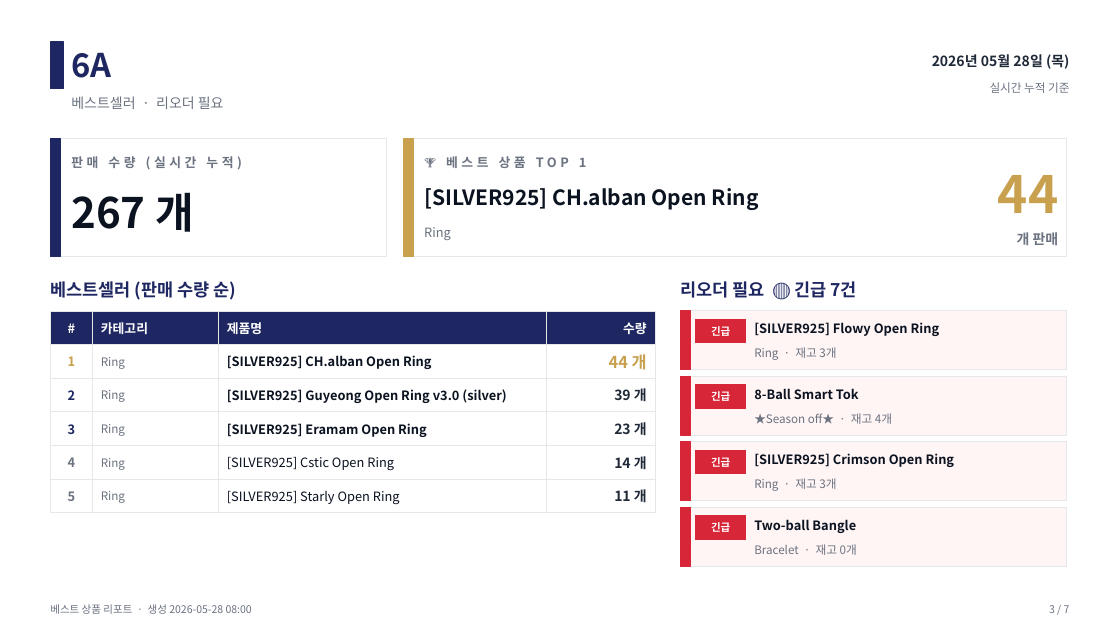
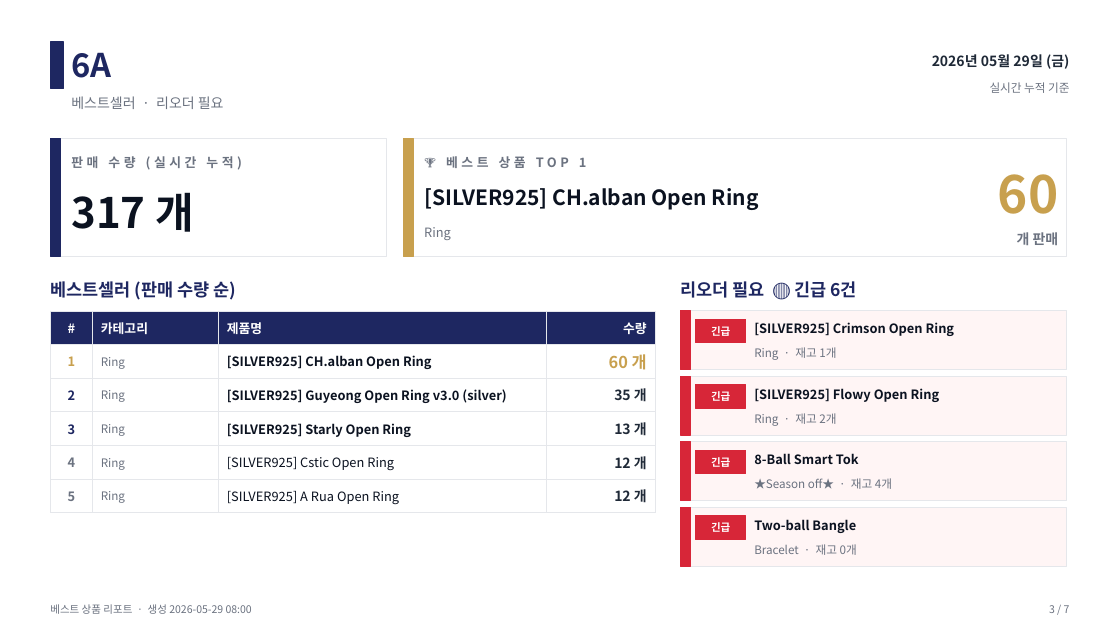
Before and after one commit to j65209/Brightbeed, a slide deck: slide 3 of data/sales-report.pptx. Drawn at 1120x630 pixels with LibreOffice and Linux fonts; fonts in the diff are those of the drawing. Boxes give left, top, right and bottom in pixels: in the first picture for what was removed or moved away, otherwise in the second. Text is boxed around its words. In the diff, an @@ line names an element or a change of style, - is before the commit and + after.

```diff
--- a/data/sales-report.pptx
+++ b/data/sales-report.pptx
@@ text at (932, 54, 1069, 69): text changed @@
-2026년 05월 28일 (목)
+2026년 05월 29일 (금)
@@ text at (998, 174, 1059, 214): text changed @@
-44
+60
@@ text at (71, 192, 194, 232): text changed @@
-267 개
+317 개
@@ text at (680, 281, 856, 298): text changed @@
-리오더 필요 🔴 긴급 7건
+리오더 필요 🔴 긴급 6건
@@ table at (50, 311, 655, 509) @@
-row 2, column 4: 44 개
+row 2, column 4: 60 개
-row 3, column 4: 39 개
+row 3, column 4: 35 개
-row 4, column 3: [SILVER925] Eramam Open Ring
+row 4, column 3: [SILVER925] Starly Open Ring
-row 4, column 4: 23 개
+row 4, column 4: 13 개
-row 5, column 4: 14 개
+row 5, column 4: 12 개
-row 6, column 3: [SILVER925] Starly Open Ring
+row 6, column 3: [SILVER925] A Rua Open Ring
-row 6, column 4: 11 개
+row 6, column 4: 12 개
@@ text at (754, 322, 955, 336): text changed @@
-[SILVER925] Flowy Open Ring
+[SILVER925] Crimson Open Ring
@@ text at (754, 347, 836, 360): text changed @@
-Ring · 재고 3개
+Ring · 재고 1개
@@ text at (754, 388, 940, 402): text changed @@
-[SILVER925] Crimson Open Ring
+[SILVER925] Flowy Open Ring
@@ text at (754, 413, 836, 426): text changed @@
-★Season off★ · 재고 4개
+Ring · 재고 2개
@@ text "8-Ball Smart Tok": place and size @@
-text "8-Ball Smart Tok" at (754, 388, 859, 399)
+text "8-Ball Smart Tok" at (754, 453, 859, 464)
@@ text at (754, 478, 892, 489): text changed @@
-Ring · 재고 3개
+★Season off★ · 재고 4개
```
Also in this commit, not shown: 6 other slides changed.
